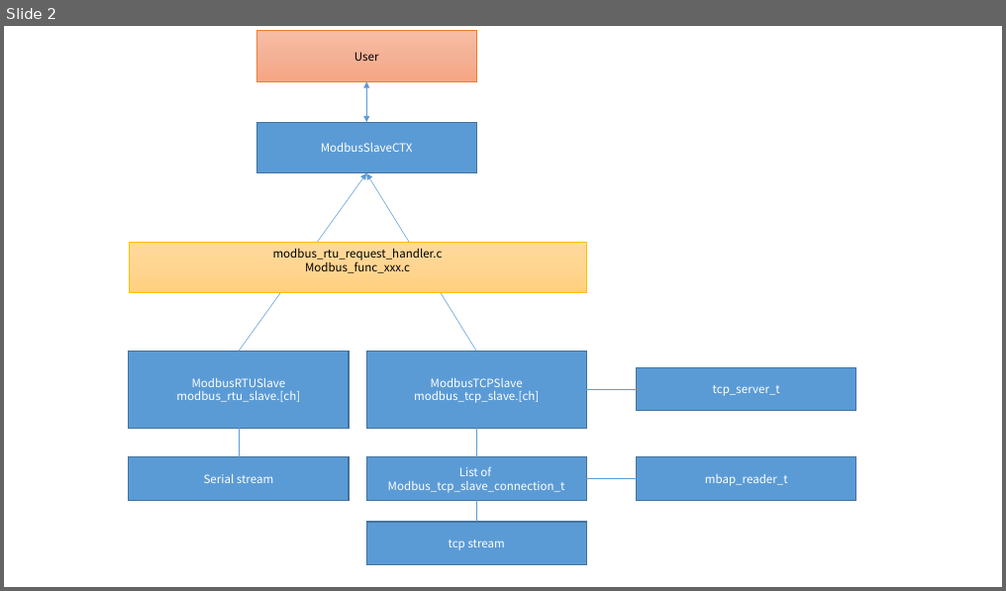
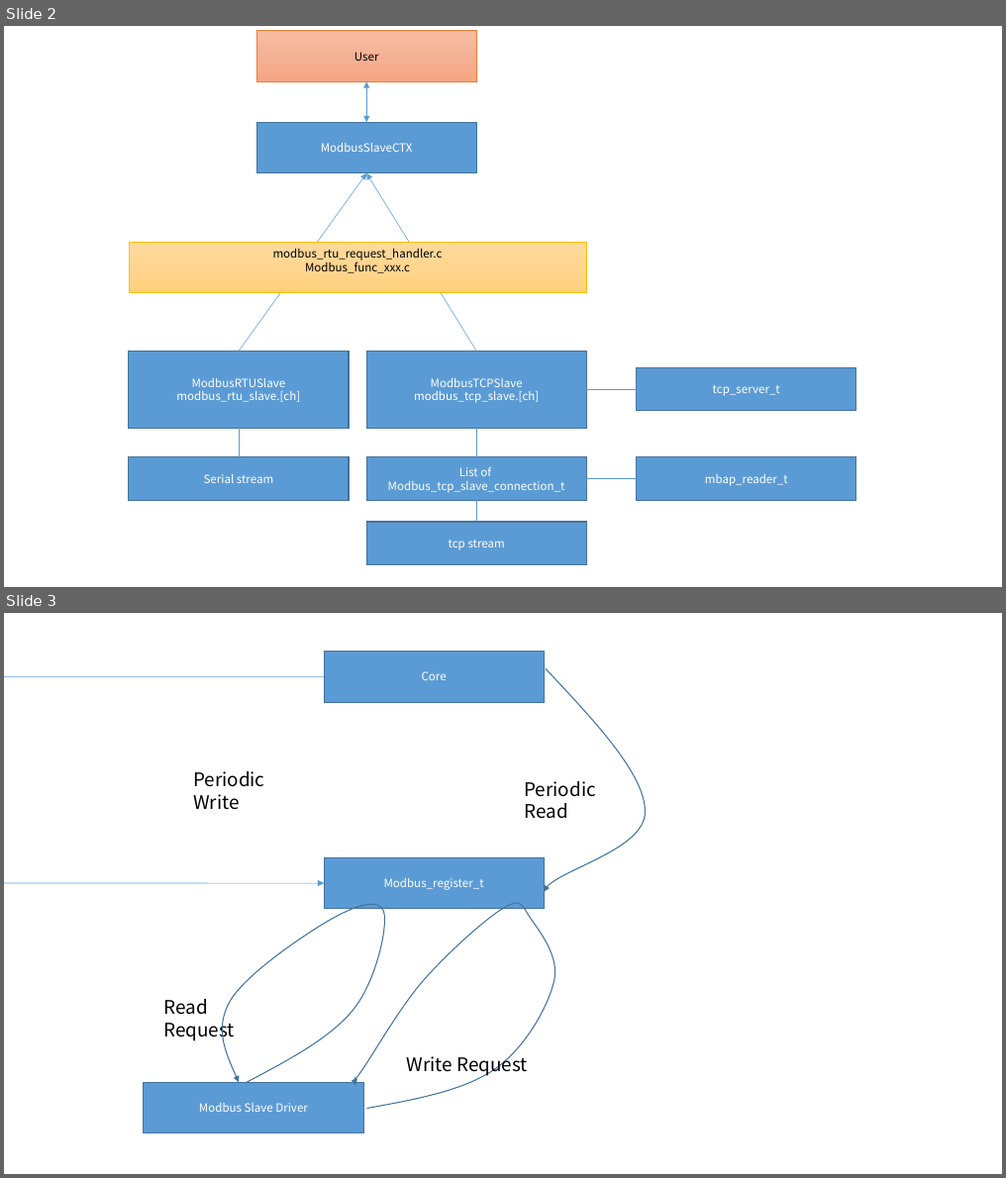
Before and after one commit to peakhunt/macron_base, a slide deck: doc/modbus_arch.pptx. Shown one above the other, each under a label of ours: slide 2 before the commit, slides 2 and 3 after it. The pictures are 1006x591 and 1006x1178 pixels, drawn with LibreOffice and Linux fonts; fonts in the diff are those of the drawing. Boxes give left, top, right and bottom in pixels: in the first picture for what was removed or moved away, otherwise in the second. Text is boxed around its words. In the diff, an @@ line names an element or a change of style, - is before the commit and + after.

Commit message:
adding core channel manager

```diff
--- a/doc/modbus_arch.pptx
+++ b/doc/modbus_arch.pptx
@@ slide 3 added at [4,613,1002,1174], background #FFFFFF @@
@@ rectangle added at [324,652,544,703], fill #5B9BD5, outline #43739E 1 pt, 11 pt, text #FFFFFF @@
+Core
@@ freeform shape added at [544,669,645,892], outline #43739E 1 pt @@
@@ curved arrow added from (324, 676) to (324, 883), #5B9BD5 0.5 pt @@
@@ text added at [193,771,264,810], 18 pt, text #000000 @@
+Periodic Write
@@ text added at [525,781,596,819], 18 pt, text #000000 @@
+Periodic Read
@@ rectangle added at [324,858,544,909], fill #5B9BD5, outline #43739E 1 pt, 11 pt, text #FFFFFF @@
+Modbus_register_t
@@ freeform shape added at [223,904,385,1082], outline #43739E 1 pt @@
@@ freeform shape added at [354,903,555,1109], outline #43739E 1 pt @@
@@ text added at [163,999,234,1042], 18 pt, text #000000 @@
+Read Request
@@ text added at [407,1052,527,1076], 18 pt, text #000000 @@
+Write Request
@@ rectangle added at [144,1082,363,1134], fill #5B9BD5, outline #43739E 1 pt, 11 pt, text #FFFFFF @@
+Modbus Slave Driver
```
Also in this commit, not shown: 3 other slides added, 3 other files.
